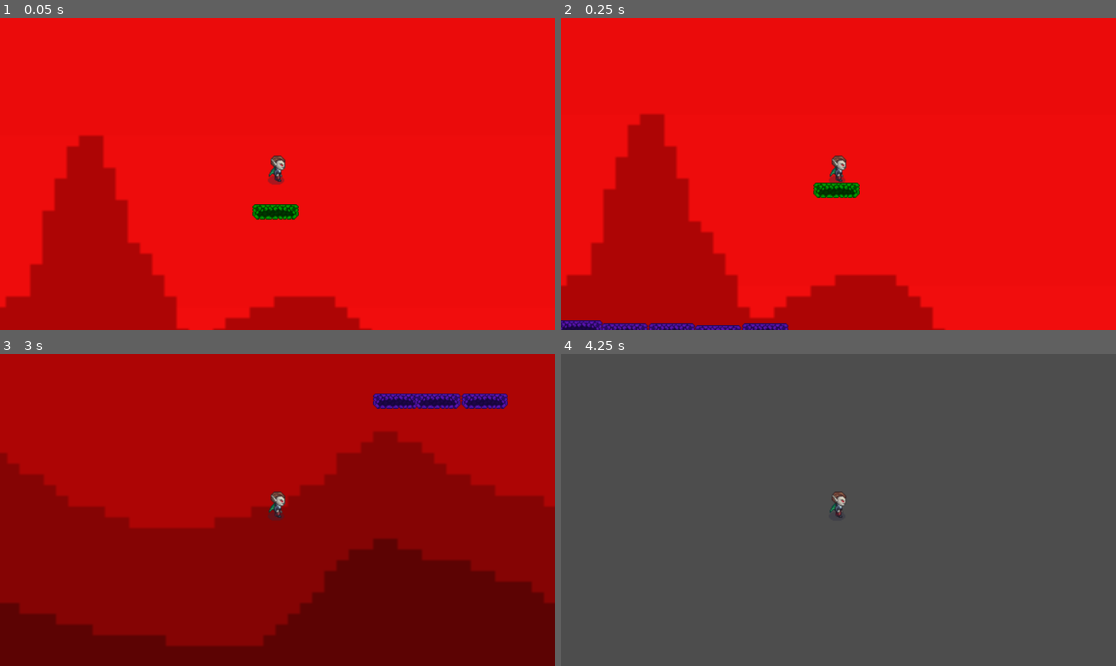
Above: before the commit, frames 1-4 (two rows, left to right).
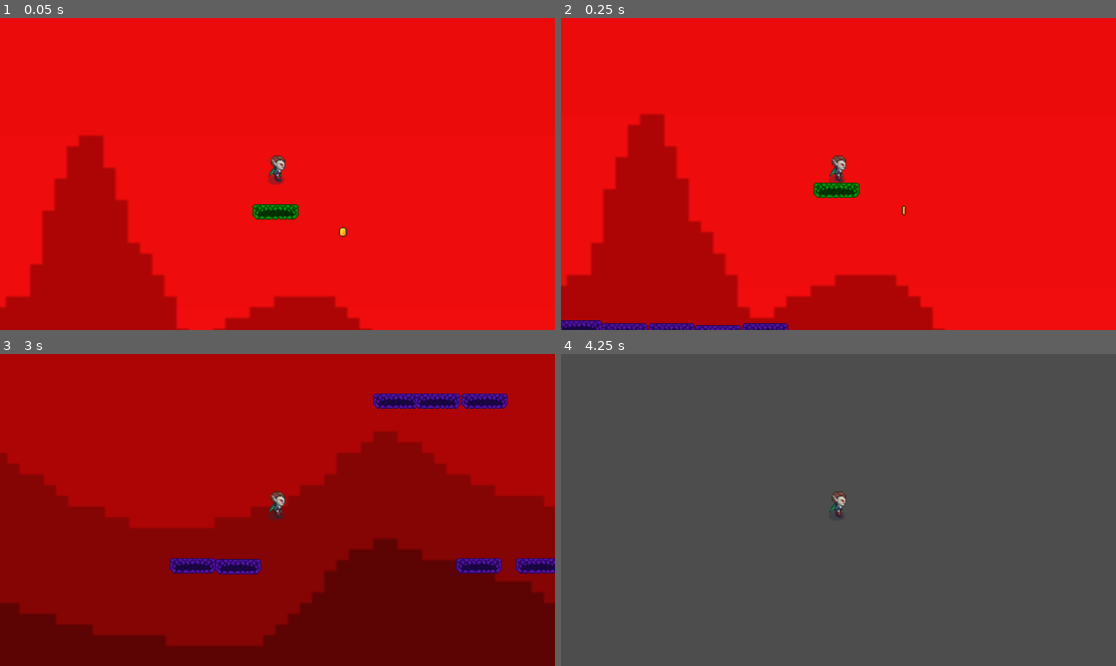
Above: after the commit, the same moments.

Repository: XxJuanelox622/Pixel_Jump_1
Game: Godot game, scene res://Level2.tscn
Same seed, same stepped clock (60 frames per second), same inputs: the game is played once before the commit and once after it. This scene is started directly instead of the project's main scene.
Inputs:
- Up to frame 1 (0.05 s): no input
- Up to frame 2 (0.25 s): no input
- Up to frame 3 (3 s): tap Enter at 0.5 s; hold Right (ui_right) 0.53-2.03 s; tap Up (ui_up) at 0.77, 1.52 s; hold Left (ui_left) 2.03-2.78 s; hold Right (ui_right) from 2.78 s (still down)
- Up to frame 4 (4.25 s): keep holding Right (ui_right); tap Up (ui_up) at 3.02, 3.77 s

The runs differ from the first frame. In frame 1, less than 0.1% of the frame differs, in the area x 61-63%, y 67-71%; in frame 2, less than 0.1%; in frame 3, 1.5%, in the area x 30-100%, y 65-71%; in frame 4, nothing differs.
Error after the commit: Attempt to call function 'incrementa_un_punto' in base 'null instance' on a null instance. (res://moneda.gd:7)

Commit message:
Monedas_VF

Diff:
--- a/Level2.tscn
+++ b/Level2.tscn
@@ -1,9 +1,10 @@
-[gd_scene load_steps=16 format=3 uid="uid://buj40gi1ure7b"]
+[gd_scene load_steps=17 format=3 uid="uid://buj40gi1ure7b"]
 
 [ext_resource type="Texture2D" uid="uid://h3f6u6r8wbft" path="res://Preview.png" id="1_q04gf"]
 [ext_resource type="PackedScene" uid="uid://cnc60ffuvqs6m" path="res://personaje.tscn" id="2_s8dg4"]
 [ext_resource type="PackedScene" uid="uid://biofxf4yqfjwu" path="res://plataforma.tscn" id="3_ex07k"]
 [ext_resource type="Texture2D" uid="uid://dtx5ch3e11g0n" path="res://Ship_portal_32x32.png" id="4_psxy2"]
+[ext_resource type="PackedScene" uid="uid://b1t0k8wllty1a" path="res://moneda.tscn" id="5_psxy2"]
 
 [sub_resource type="RectangleShape2D" id="RectangleShape2D_ex07k"]
 size = Vector2(6468, 985)
@@ -104,7 +105,7 @@
 
 [node name="Plataforma4" parent="." instance=ExtResource("3_ex07k")]
 position = Vector2(370, 569)
-tipo = 3
+tipo = 4
 
 [node name="Plataforma5" parent="." instance=ExtResource("3_ex07k")]
 position = Vector2(506, 253)
@@ -284,7 +285,63 @@
 position = Vector2(-787, 285)
 sprite_frames = SubResource("SpriteFrames_fvkd4")
 autoplay = "default"
-frame_progress = 0.63138
+frame_progress = 0.913036
+
+[node name="Moneda" parent="." instance=ExtResource("5_psxy2")]
+position = Vector2(65, 63)
+
+[node name="Moneda2" parent="." instance=ExtResource("5_psxy2")]
+position = Vector2(375, 294)
+
+[node name="Moneda3" parent="." instance=ExtResource("5_psxy2")]
+position = Vector2(878, 88)
+
+[node name="Moneda4" parent="." instance=ExtResource("5_psxy2")]
+position = Vector2(993, 243)
+
+[node name="Moneda5" parent="." instance=ExtResource("5_psxy2")]
+position = Vector2(1350, 93)
+
+[node name="Moneda6" parent="." instance=ExtResource("5_psxy2")]
+position = Vector2(1844, 86)
+
+[node name="Moneda7" parent="." instance=ExtResource("5_psxy2")]
+position = Vector2(2499, 115)
+
+[node name="Moneda8" parent="." instance=ExtResource("5_psxy2")]
+position = Vector2(2368, 387)
+
+[node name="Moneda9" parent="." instance=ExtResource("5_psxy2")]
+position = Vector2(1924, 644)
+
+[node name="Moneda10" parent="." instance=ExtResource("5_psxy2")]
+position = Vector2(1425, 781)
+
+[node name="Moneda11" parent="." instance=ExtResource("5_psxy2")]
+position = Vector2(678, 724)
+
+[node name="Moneda12" parent="." instance=ExtResource("5_psxy2")]
+position = Vector2(-708, 524)
+
+[node name="Plataforma52" parent="." instance=ExtResource("3_ex07k")]
+position = Vector2(314, 570)
+tipo = 4
+
+[node name="Plataforma53" parent="." instance=ExtResource("3_ex07k")]
+position = Vector2(254, 570)
+tipo = 4
+
+[node name="Plataforma54" parent="." instance=ExtResource("3_ex07k")]
+position = Vector2(192, 570)
+tipo = 4
+
+[node name="Plataforma55" parent="." instance=ExtResource("3_ex07k")]
+position = Vector2(-105, 570)
+tipo = 4
+
+[node name="Plataforma56" parent="." instance=ExtResource("3_ex07k")]
+position = Vector2(-58, 571)
+tipo = 4
 
 [connection signal="body_entered" from="reset_area3" to="Personaje" method="_on_reset_area_3_body_entered"]
 [connection signal="body_exited" from="Plataforma51/Portal2" to="Personaje" method="_on_portal_2_body_exited"]
